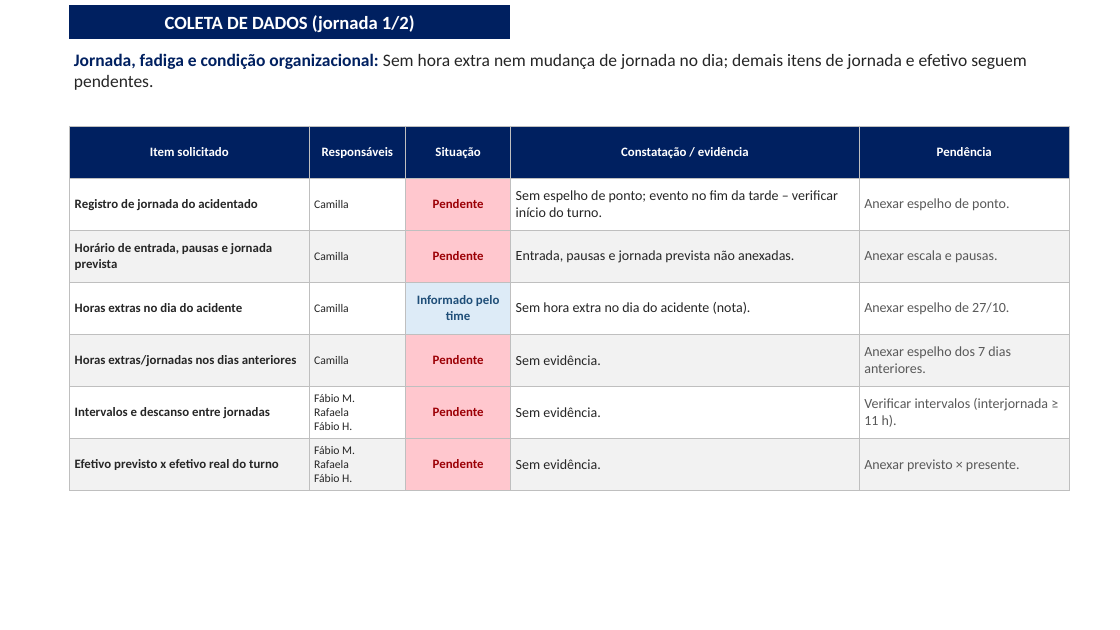
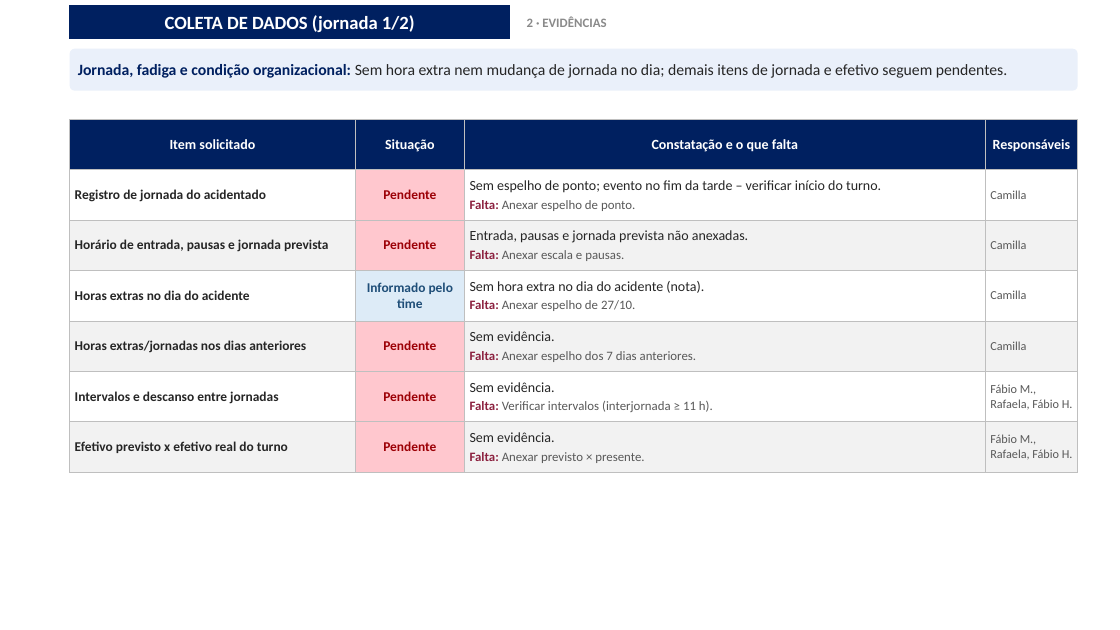
Before and after one commit to luantavarez9/hospital-seguro, a slide deck: slide 13 of entrega_acidente_GRU1/Apresentacao_Ocorrencia_Acidente_GRU_I.pptx (slide 12 before the commit). Drawn at 1120x630 pixels with LibreOffice and Linux fonts; fonts in the diff are those of the drawing; background and template pictures are left out. Boxes give left, top, right and bottom in pixels: in the first picture for what was removed or moved away, otherwise in the second. Text is boxed around its words. In the diff, an @@ line names an element or a change of style, - is before the commit and + after.

```diff
--- a/entrega_acidente_GRU1/Apresentacao_Ocorrencia_Acidente_GRU_I.pptx
+++ b/entrega_acidente_GRU1/Apresentacao_Ocorrencia_Acidente_GRU_I.pptx
@@ text added at [527, 16, 606, 27], 11 pt, text #8A8A8A, bold @@
+2 · EVIDÊNCIAS
@@ rounded rectangle "Jornada, fadiga e condição organizacional: ...": place and size @@
-rounded rectangle "Jornada, fadiga e condição organizacional: ..." at [74, 53, 1027, 90]
+rounded rectangle "Jornada, fadiga e condição organizacional: ..." at [70, 49, 1078, 91]
@@ rounded rectangle "Jornada, fadiga e condição organizacional: ..." at [70, 49, 1078, 91]: size 15 to 13.5 pt; less space between paragraphs; vertical alignment top to middle; fill none to #EAF0FA @@
@@ table at [70, 119, 1078, 472] @@
-column 2: Responsáveis | Camilla | Camilla | Camilla | Camilla | Fábio M. / Rafaela / Fábio H. | Fábio M. / Rafaela / Fábio H.
-column 4: Constatação / evidência | Sem espelho de ponto; evento no fim da tarde – verificar início do turno. | Entrada, pausas e jornada prevista não anexadas. | Sem hora extra no dia do acidente (nota). | Sem evidência. | Sem evidência. | Sem evidência.
+column 3: Constatação e o que falta | Sem espelho de ponto; evento no fim da tarde – verificar início do turno. / Falta: Anexar espelho de ponto. | Entrada, pausas e jornada prevista não anexadas. / Falta: Anexar escala e pausas. | Sem hora extra no dia do acidente (nota). / Falta: Anexar espelho de 27/10. | Sem evidência. / Falta: Anexar espelho dos 7 dias anteriores. | Sem evidência. / Falta: Verificar intervalos (interjornada ≥ 11 h). | Sem evidência. / Falta: Anexar previsto × presente.
-column 5: Pendência | Anexar espelho de ponto. | Anexar escala e pausas. | Anexar espelho de 27/10. | Anexar espelho dos 7 dias anteriores. | Verificar intervalos (interjornada ≥ 11 h). | Anexar previsto × presente.
+column 4: Responsáveis | Camilla | Camilla | Camilla | Camilla | Fábio M., Rafaela, Fábio H. | Fábio M., Rafaela, Fábio H.
@@ table: place and size @@
-table at [70, 126, 1070, 491]
+table at [70, 119, 1078, 472]
```
Also in this commit, not shown: 19 other slides changed, 2 slides added, 1 slide removed, 33 other files.
